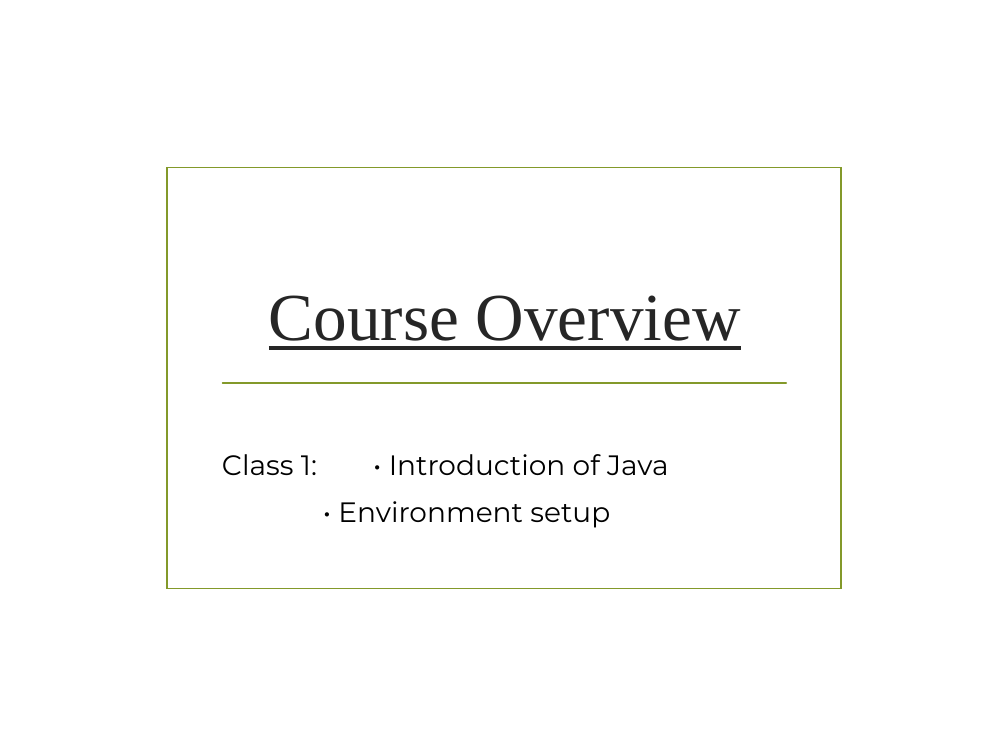
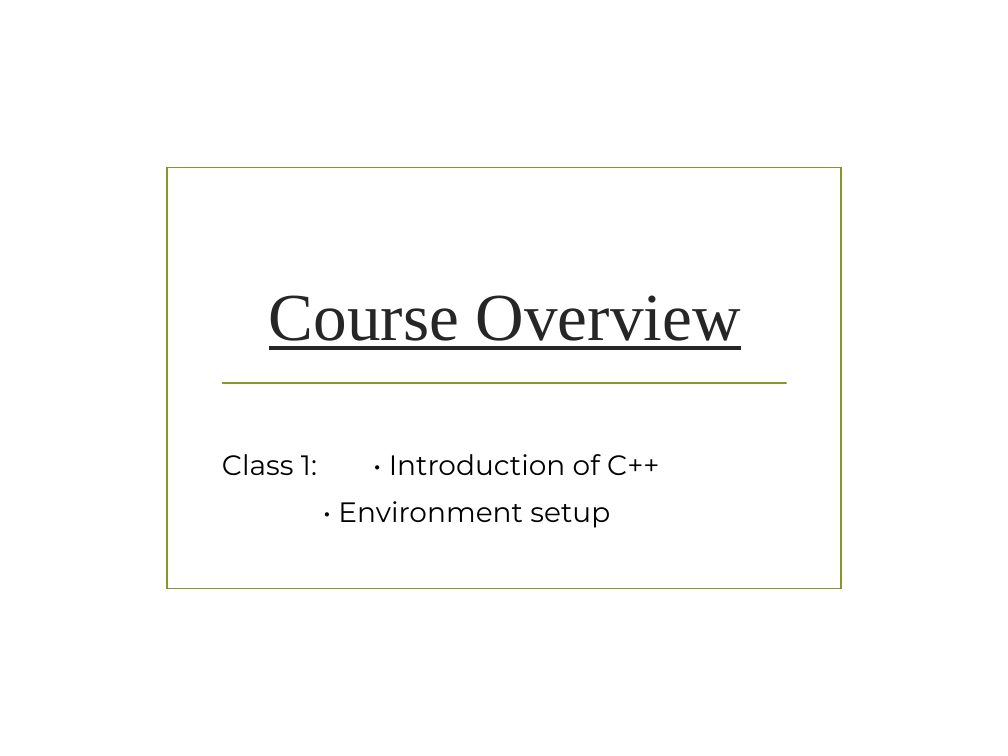
Before and after one commit to tf153/Connect-Bud, a slide deck: slide 3 of PPT/Java/class 1.pptx. Drawn at 1008x756 pixels with LibreOffice and Linux fonts; fonts in the diff are those of the drawing; background and template pictures are left out. Boxes give left, top, right and bottom in pixels: in the first picture for what was removed or moved away, otherwise in the second. Text is boxed around its words. In the diff, an @@ line names an element or a change of style, - is before the commit and + after.

Commit message:
a few classes

```diff
--- a/PPT/Java/class 1.pptx
+++ b/PPT/Java/class 1.pptx
@@ subtitle at (222,454,659,475): text changed @@
-Class 1: • Introduction of Java
+Class 1: • Introduction of C++
```
Also in this commit, not shown: 2 other slides changed, 1 slide added, 2 slides removed, 11 other files.
